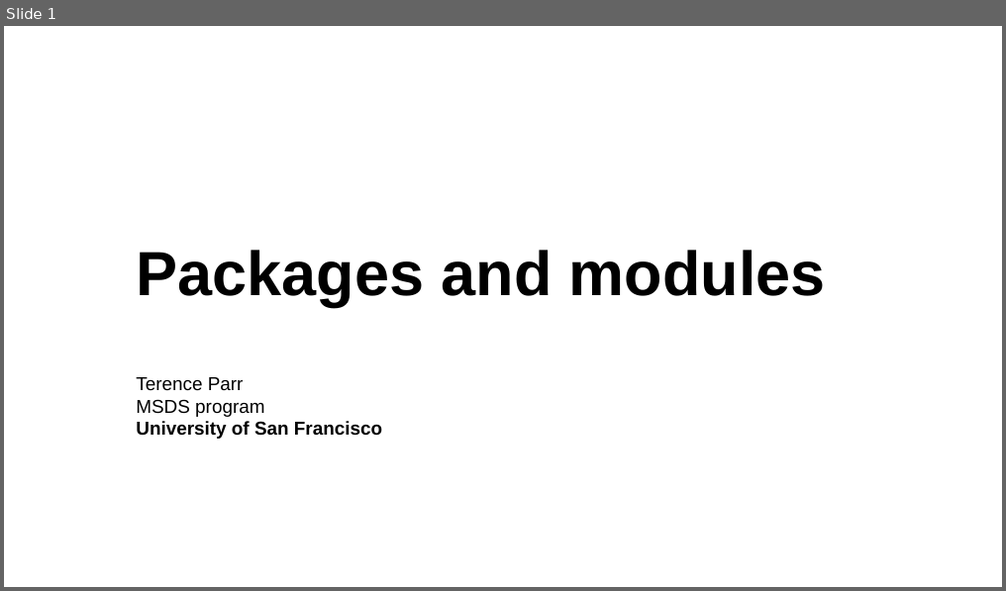
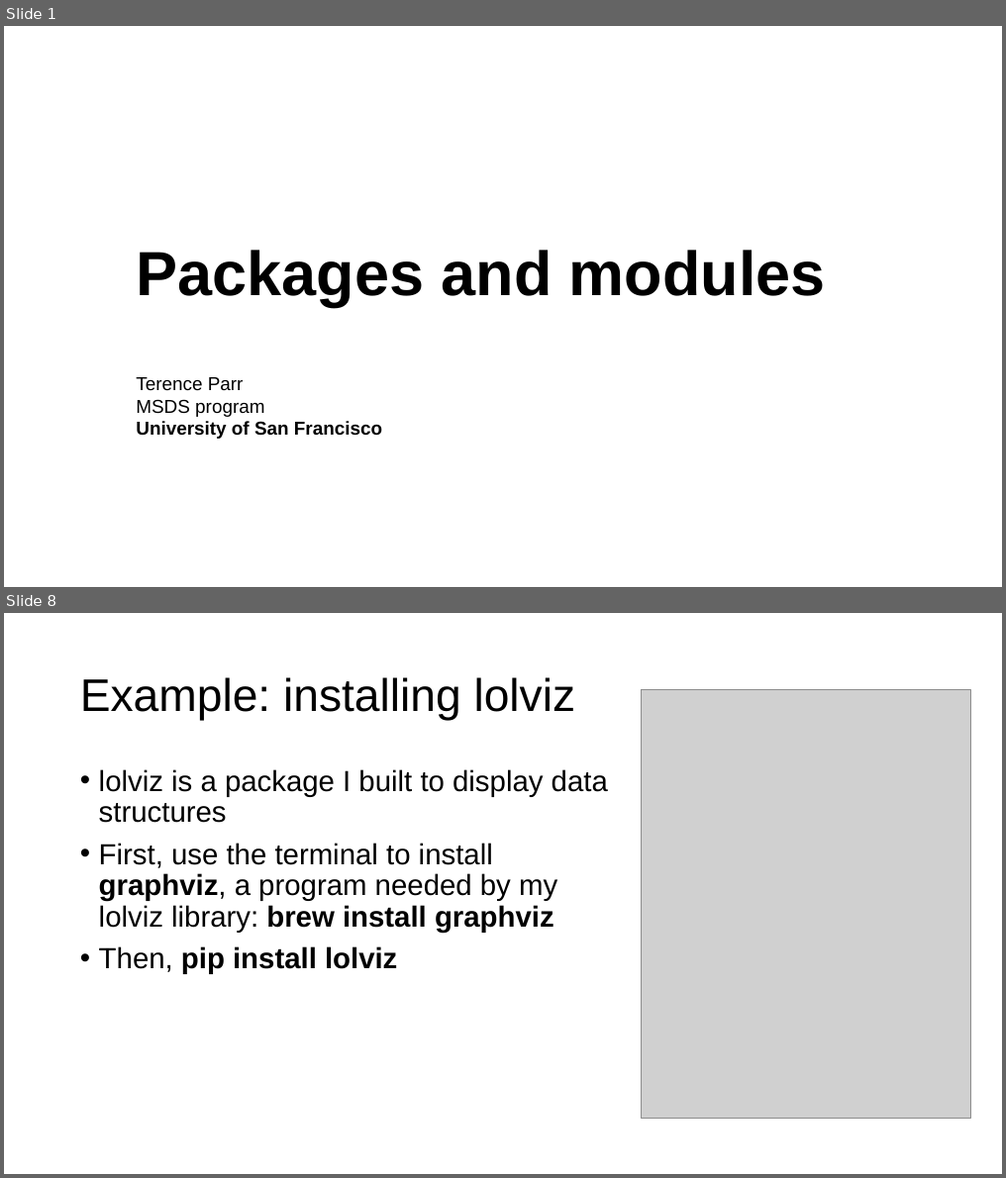
Before and after one commit to parrt/msds501, a slide deck: slides/packages.pptx. Shown one above the other, each under a label of ours: slide 1 before the commit, slides 1 and 8 after it; the slides between them are not shown. The pictures are 1006x591 and 1006x1178 pixels, drawn with LibreOffice and Linux fonts; fonts in the diff are those of the drawing; grey boxes stand for pictures; background and template pictures are left out. Boxes give left, top, right and bottom in pixels: in the first picture for what was removed or moved away, otherwise in the second. Text is boxed around its words. In the diff, an @@ line names an element or a change of style, - is before the commit and + after.

```diff
--- a/slides/packages.pptx
+++ b/slides/packages.pptx
@@ slide 8 added at [4, 613, 1002, 1174], background #FFFFFF @@
@@ title added at [80, 677, 576, 721], 44 pt, text #000000 @@
+Example: installing lolviz
@@ picture added at [642, 689, 970, 1119] @@
@@ text added at [99, 769, 608, 974], 28 pt, text #000000 @@
+• lolviz is a package I built to display data structures
+• First, use the terminal to install graphviz, a program needed by my lolviz library: brew install graphviz
+• Then, pip install lolviz
```
Also in this commit, not shown: 1 slide changed, 6 other slides added, 1 slide removed, 2 other files.
